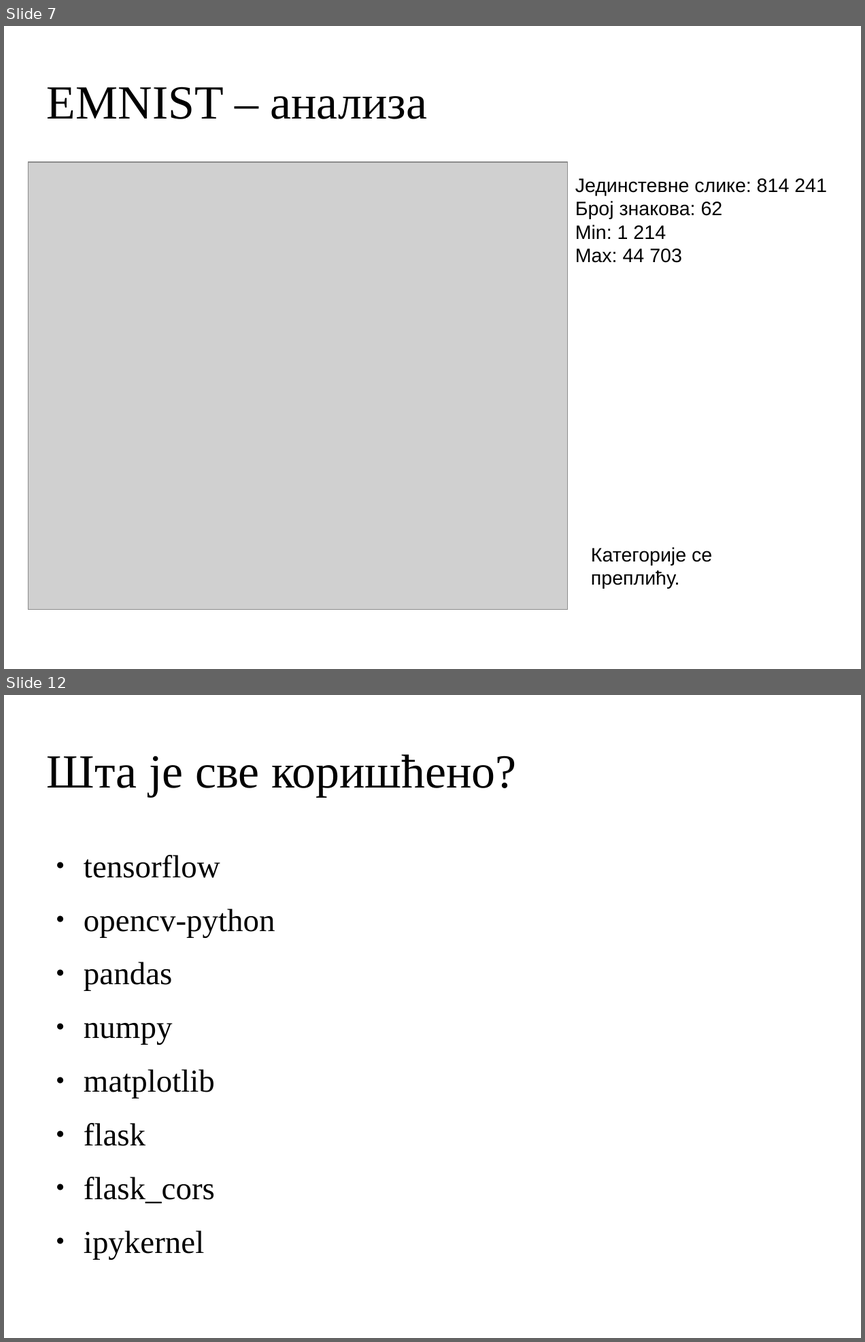
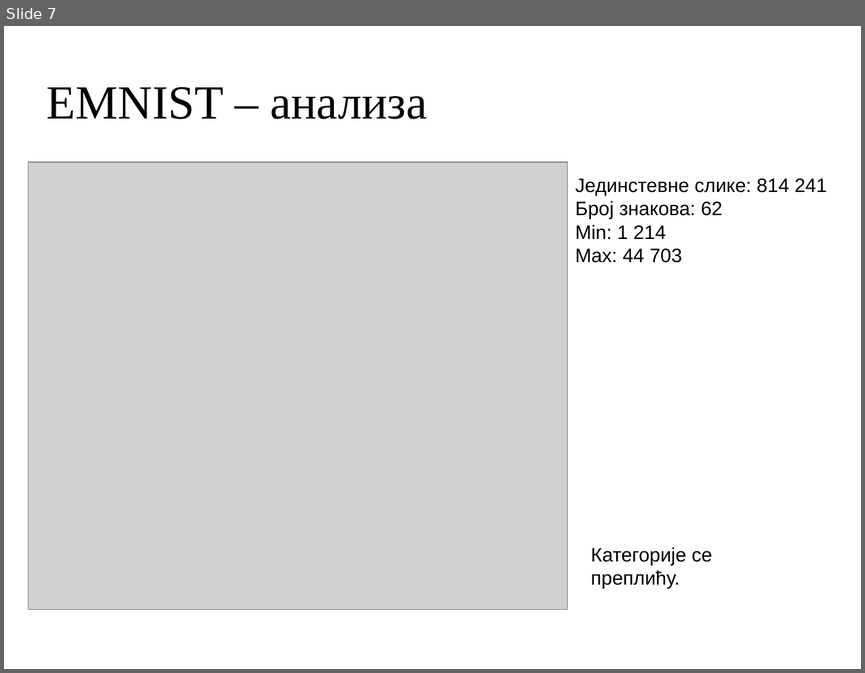
Before and after one commit to MihailoVukorep/mitnop_proj, a slide deck: docs/presentation.odp. Shown one above the other, each under a label of ours: slides 7 and 12 before the commit, slide 7 after it; the slides between them are not shown. The pictures are 865x1342 and 865x673 pixels, drawn with LibreOffice and Linux fonts; fonts in the diff are those of the drawing; grey boxes stand for pictures; background and template pictures are left out. Boxes give left, top, right and bottom in pixels: in the first picture for what was removed or moved away, otherwise in the second. Text is boxed around its words. In the diff, an @@ line names an element or a change of style, - is before the commit and + after.

```diff
--- a/docs/presentation.odp
+++ b/docs/presentation.odp
@@ slide 12 removed at <box>4,695,861,1338</box>, background picture (left out) @@
@@ title removed at <box>47,754,517,797</box> @@
-Шта је све коришћено?
@@ text removed at <box>84,855,275,1203</box> @@
-● tensorflow
-● opencv-python
-● pandas
-● numpy
-● matplotlib
-● flask
-● flask_cors
-● ipykernel
```
Also in this commit, not shown: 3 slides changed, 10 slides added, 6 other slides removed, 3 other files.
